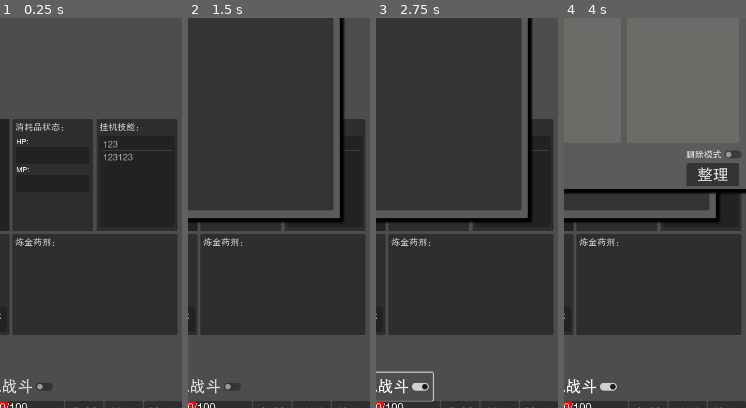
Above: before the commit, frames 1-4 (left to right).
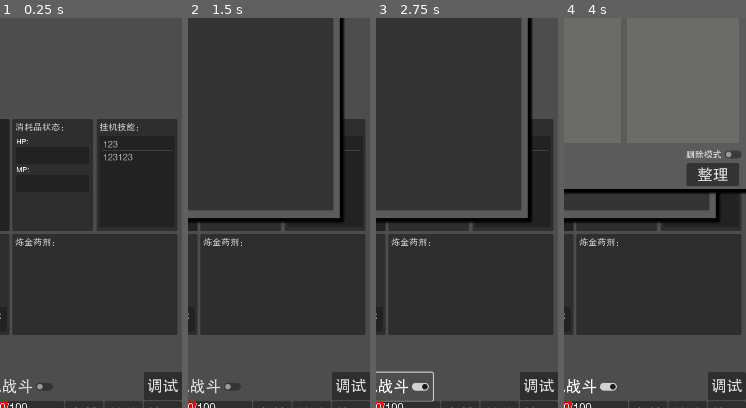
Above: after the commit, the same moments.

Repository: limingboGitHub/TextAdventure
Game: Godot game, scene res://src/scenes/game/world.tscn
Two runs of this game, one before a commit and one after it. Both use one fixed random seed, a clock stepped at 60 frames per second and the inputs below. This scene is started directly instead of the project's main scene.
Inputs:
- Up to frame 1 (0.25 s): no input
- Up to frame 2 (1.5 s): click "大地图" at 0.5 s; click "休息" at 1.25 s
- Up to frame 3 (2.75 s): click "挂机战斗" at 2 s
- Up to frame 4 (4 s): click "背包" at 2.75 s; click "装备" at 3.5 s
The pictures show only the part of the screen within x 50-100%, y 43-93%; the shares and areas given below are measured in that part.

The runs differ from the first frame. In frame 1, 1.4% of the frame differs, in the area x 79-100%, y 90-98%; in frame 2, 1.4%; in frame 3, 1.4%; in frame 4, 1.4%.
Error in both runs: Attempt to call function 'get_as_text' in base 'null instance' on a null instance. (res://src/core/res_manager.gd:221)

Commit message:
fix: 调整【暴力美学】为附加最终伤害

Diff:
--- a/assets/config/effect.json
+++ b/assets/config/effect.json
@@ -226,7 +226,7 @@
 		"effect_000033":{
 			"name": "暴力美学",
 			"effect_type": "power_add_damage",
-			"desc": "每1点力量附加{d}技能伤害",
+			"desc": "每1点力量增加{d}最终伤害",
 			"value_type": "percent",
 			"value": 0.0005
 		},
--- a/src/core/data_map.gd
+++ b/src/core/data_map.gd
@@ -649,15 +649,6 @@
 		var record_damage_value = attack_value * _damage_rate * charge_damage_rate
 		damage_details.append(DataDamage.DamageDetail.new("拔刀蓄力", record_damage_value, charge_damage_rate))
 
-	# 暴力美学
-	if _data_player.has_effect("effect_000033"):
-		var effect = _data_player.get_effect("effect_000033")
-		if effect.value_type == Constants.VALUE_TYPE_PERCENT:
-			var power_add_damage = _data_player.get_final_ability().power * effect.value
-			skill_damage_rate += power_add_damage
-			var record_damage_value = attack_value * _damage_rate * power_add_damage
-			damage_details.append(DataDamage.DamageDetail.new("暴力美学", record_damage_value,power_add_damage))
-
 
 	_damage_rate *= 1 + skill_damage_rate
 	print("技能伤害加成：",skill_damage_rate)
@@ -724,6 +715,16 @@
 		var add_value = effect.value * _damage_value * rate
 		final_add_value += add_value
 		_damage_details.append(DataDamage.DamageDetail.new("血脉压制", add_value, effect.value))
+	# 暴力美学
+	if _data_player.has_effect("effect_000033"):
+		var effect = _data_player.get_effect("effect_000033")
+		if effect.value_type == Constants.VALUE_TYPE_PERCENT:
+			var power_add_damage = _data_player.get_final_ability().power * effect.value
+
+			var add_value = _damage_value * power_add_damage
+			final_add_value += add_value
+			_damage_details.append(DataDamage.DamageDetail.new("暴力美学", add_value,power_add_damage))
+
 	return final_add_value
 
 
--- a/src/scenes/game/world.tscn
+++ b/src/scenes/game/world.tscn
@@ -176,7 +176,6 @@
 text = "退出"
 
 [node name="DebugBt" type="Button" parent="CanvasLayer/UI/ButtonControl"]
-visible = false
 layout_mode = 0
 offset_left = 580.0
 offset_top = 1231.0
